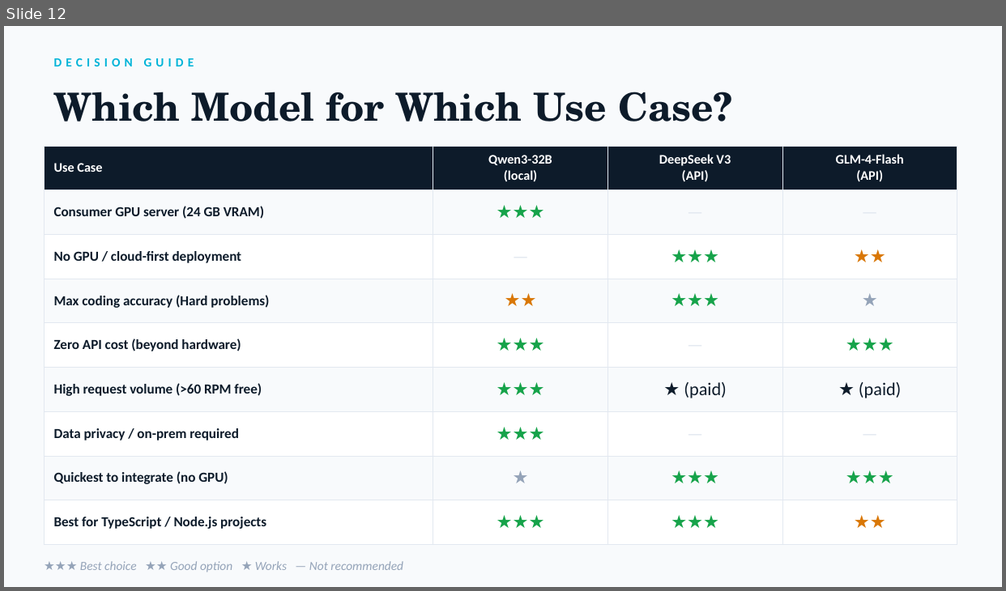
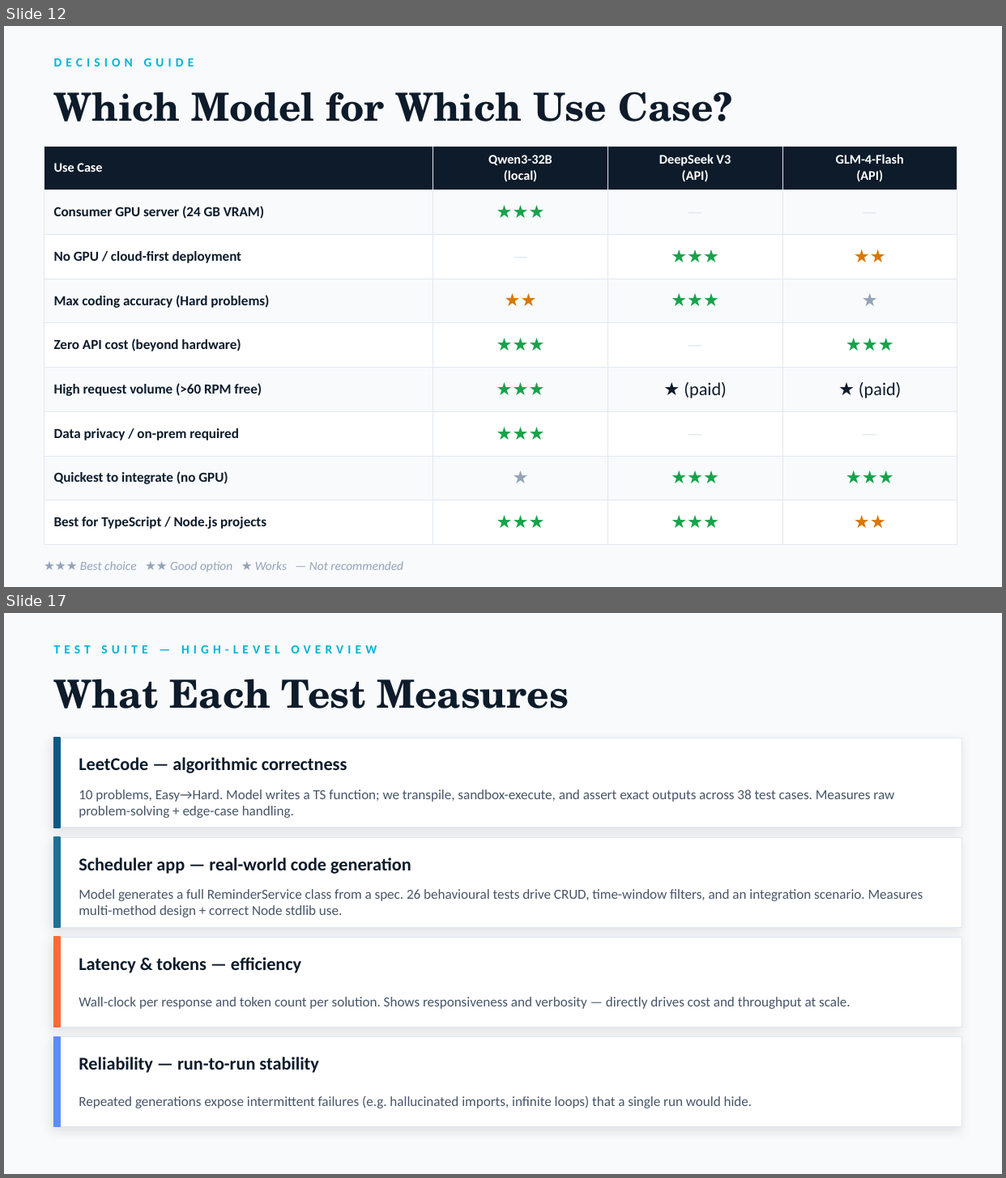
Before and after one commit to dhir-man/Claude-Trading-Bot, a slide deck: llm-coding-eval/LLM-Coding-Eval-Report.pptx. Shown one above the other, each under a label of ours: slide 12 before the commit, slides 12 and 17 after it; the slides between them are not shown. The pictures are 1006x591 and 1006x1178 pixels, drawn with LibreOffice and Linux fonts; fonts in the diff are those of the drawing. Boxes give left, top, right and bottom in pixels: in the first picture for what was removed or moved away, otherwise in the second. Text is boxed around its words. In the diff, an @@ line names an element or a change of style, - is before the commit and + after.

```diff
--- a/llm-coding-eval/LLM-Coding-Eval-Report.pptx
+++ b/llm-coding-eval/LLM-Coding-Eval-Report.pptx
@@ slide 17 added at bbox=[4, 613, 1002, 1174], background #F8FAFC @@
@@ text added at bbox=[54, 645, 377, 653], 9 pt, text #00B4D8, bold @@
+TEST SUITE — HIGH-LEVEL OVERVIEW
@@ text added at bbox=[54, 679, 569, 709], 28 pt, text #0D1B2A, bold @@
+What Each Test Measures
@@ rectangle added at bbox=[54, 738, 962, 828], fill #FFFFFF, outline #E2E8F0 0.5 pt @@
@@ rectangle added at bbox=[54, 738, 60, 828], fill #065A82, outline #065A82 1 pt @@
@@ text added at bbox=[79, 757, 347, 773], 13 pt, text #0D1B2A, bold @@
+LeetCode — algorithmic correctness
@@ text added at bbox=[79, 790, 894, 818], 10 pt, text #475569 @@
+10 problems, Easy→Hard. Model writes a TS function; we transpile, sandbox-execute, and assert exact outputs across 38 test cases. Measures raw problem-solving + edge-case handling.
@@ rectangle added at bbox=[54, 837, 962, 927], fill #FFFFFF, outline #E2E8F0 0.5 pt @@
@@ rectangle added at bbox=[54, 837, 60, 927], fill #1C7293, outline #1C7293 1 pt @@
@@ text added at bbox=[79, 858, 411, 874], 13 pt, text #0D1B2A, bold @@
+Scheduler app — real-world code generation
@@ text added at bbox=[79, 889, 923, 918], 10 pt, text #475569 @@
+Model generates a full ReminderService class from a spec. 26 behavioural tests drive CRUD, time-window filters, and an integration scenario. Measures multi-method design + correct Node stdlib use.
@@ rectangle added at bbox=[54, 937, 962, 1027], fill #FFFFFF, outline #E2E8F0 0.5 pt @@
@@ rectangle added at bbox=[54, 937, 60, 1027], fill #FF6B35, outline #FF6B35 1 pt @@
@@ text added at bbox=[79, 957, 301, 973], 13 pt, text #0D1B2A, bold @@
+Latency & tokens — efficiency
@@ text added at bbox=[79, 997, 850, 1009], 10 pt, text #475569 @@
+Wall-clock per response and token count per solution. Shows responsiveness and verbosity — directly drives cost and throughput at scale.
@@ rectangle added at bbox=[54, 1037, 962, 1127], fill #FFFFFF, outline #E2E8F0 0.5 pt @@
@@ rectangle added at bbox=[54, 1037, 60, 1127], fill #5E8BFF, outline #5E8BFF 1 pt @@
@@ text added at bbox=[79, 1057, 318, 1073], 13 pt, text #0D1B2A, bold @@
+Reliability — run-to-run stability
@@ text added at bbox=[79, 1096, 752, 1109], 10 pt, text #475569 @@
+Repeated generations expose intermittent failures (e.g. hallucinated imports, infinite loops) that a single run would hide.
```
Also in this commit, not shown: 1 slide changed, 5 other slides added, 46 other files.
